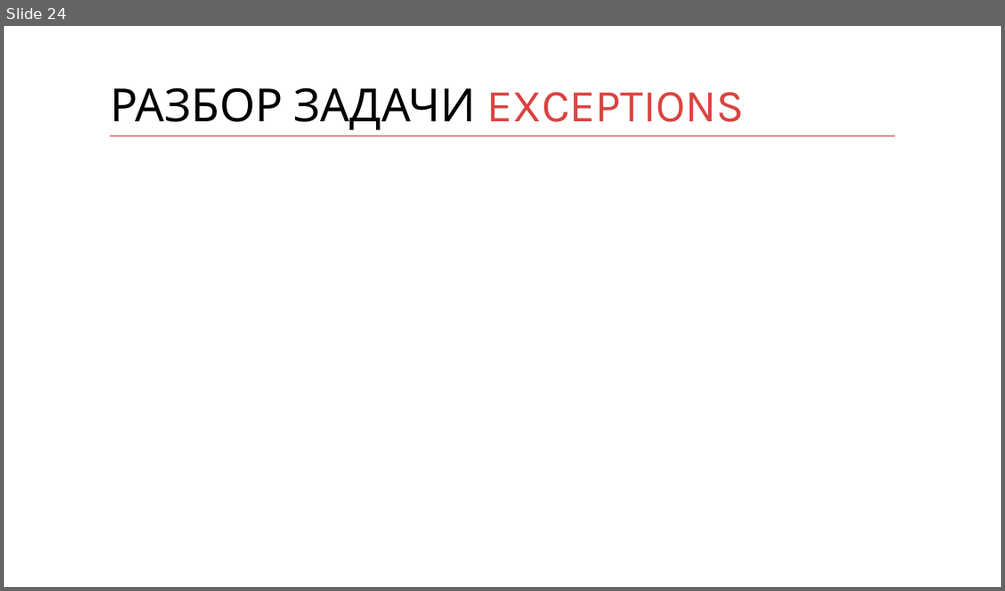
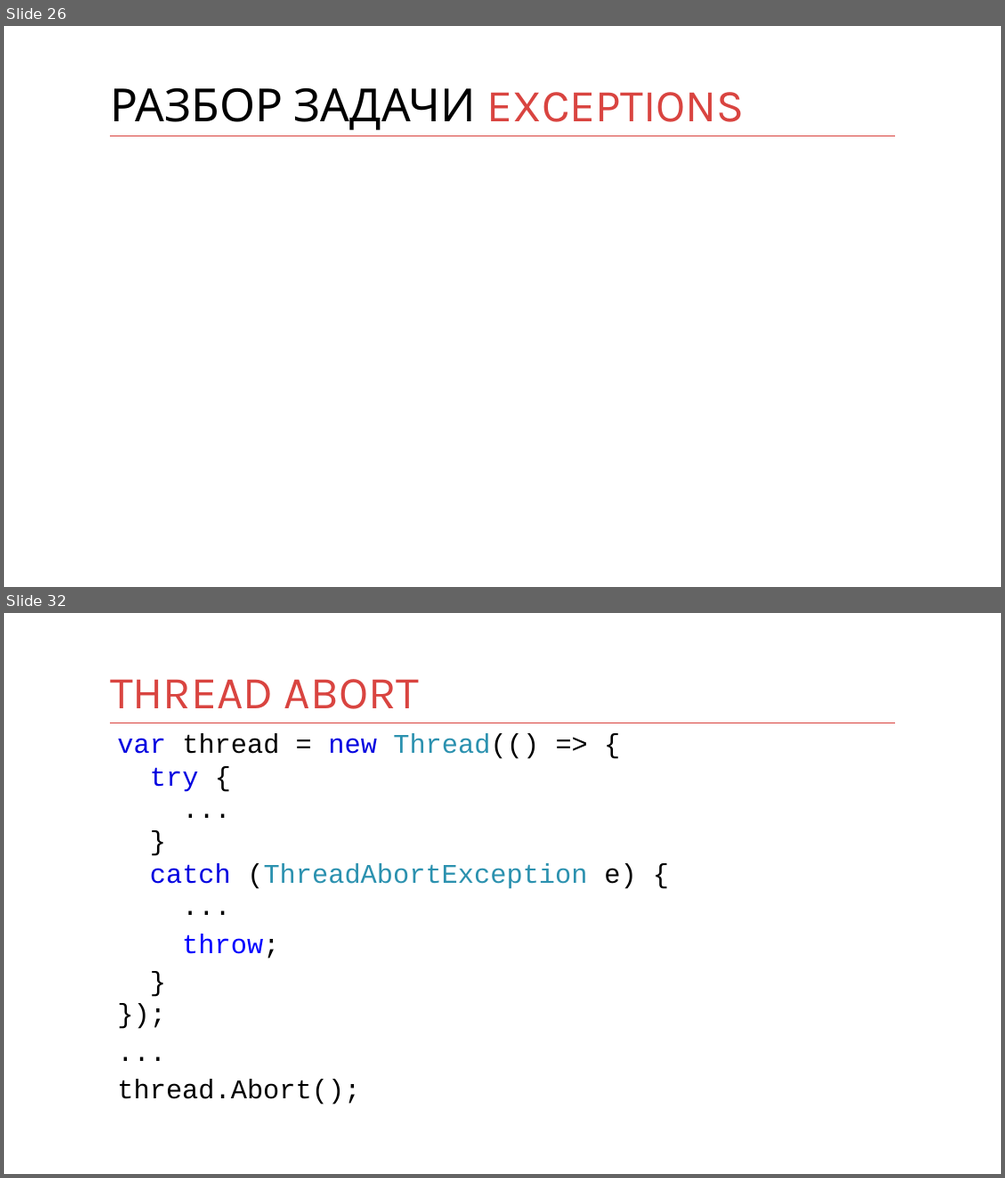
Before and after one commit to kontur-courses/exceptions, a slide deck: exceptions.pptx. Shown one above the other, each under a label of ours: slide 24 before the commit, slides 26 and 32 after it; the slides between them are not shown. The pictures are 1005x591 and 1005x1178 pixels, drawn with LibreOffice and Linux fonts; fonts in the diff are those of the drawing. Boxes give left, top, right and bottom in pixels: in the first picture for what was removed or moved away, otherwise in the second. Text is boxed around its words. In the diff, an @@ line names an element or a change of style, - is before the commit and + after.

Commit message:
+tasks and unhandled exceptions in pptx

```diff
--- a/exceptions.pptx
+++ b/exceptions.pptx
@@ slide 32 added at <box>4,613,1001,1174</box>, background #FFFFFF; not listed: 1 template element that a slide beside it also shows @@
@@ title added at <box>110,679,420,709</box>, 44 pt, text #D94440 @@
+THREAD ABORT
@@ text added at <box>117,734,636,1104</box>, 26 pt, text #000000 @@
+var thread = new Thread(() => {
+try {
+...
+}
+catch (ThreadAbortException e) {
+...
+throw;
+}
+});
+...
+thread.Abort();
@@ what was slide 24 is now slide 26 @@
```
Also in this commit, not shown: 3 slides changed, 17 other slides added.
